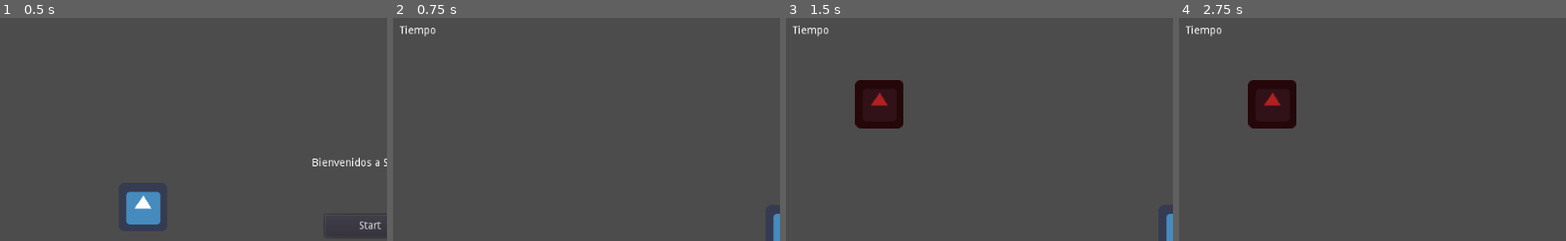
Above: before the commit, frames 1-4 (left to right).
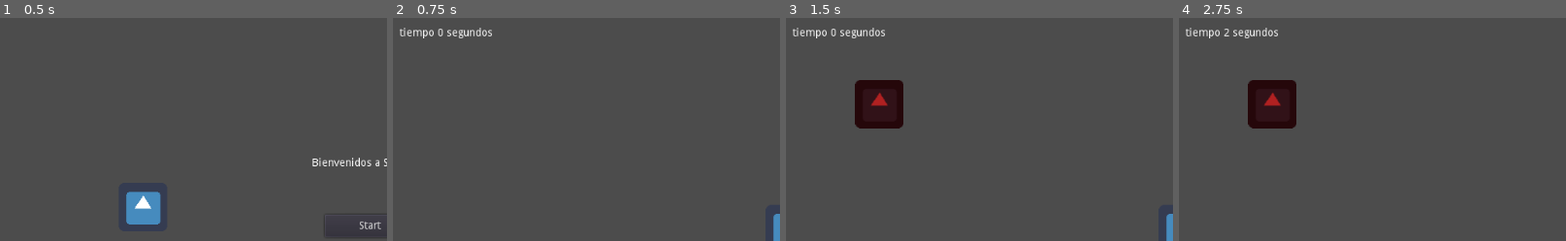
Above: after the commit, the same moments.

Repository: OssFate/CokeCatGames
Game: Godot game, scene res://menu.tscn
Same seed, same stepped clock (60 frames per second), same inputs: the game is played once before the commit and once after it. The engine's default icon, where the game draws it, is replaced by a stand-in: a white triangle on a blue panel in a dark square.
Inputs:
- Up to frame 1 (0.5 s): no input
- Up to frame 2 (0.75 s): click "Start" at 0.5 s
- Up to frame 3 (1.5 s): click "Spawn" at 1.25 s
- Up to frame 4 (2.75 s): tap Enter at 2 s; hold Right (ui_right) from 2.03 s (still down)
The pictures show only the part of the screen within x 0-50%, y 0-50%; the shares and areas given below are measured in that part.

Frame 1 is identical in both runs. In frame 2, 0.6% of the frame differs, in the area x 1-26%, y 3-10%; in frame 3, 0.6%; in frame 4, 0.6%.

Commit message:
Implementado cuenta segundos

Diff:
--- a/Gusanito/Game.gd
+++ b/Gusanito/Game.gd
@@ -2,6 +2,8 @@
 
 var snake = load("res://snake.tscn")
 var fruit = load("res://Fruit.tscn")
+var seconds = 0;
+onready var timer = get_node("Label")
 
 var tail = []
 
@@ -25,3 +27,8 @@
 func _on_Spawn_button_up():
 	spawn_fruits()
 	pass # replace with function body
+
+func _process(delta):
+	seconds += delta;
+	timer.set_text("tiempo %d segundos" % seconds)
+	pass
--- a/Gusanito/Game.tscn
+++ b/Gusanito/Game.tscn
@@ -14,7 +14,7 @@
 anchor_bottom = 0.0
 margin_left = 10.0
 margin_top = 10.0
-margin_right = 80.0
+margin_right = 159.0
 margin_bottom = 30.0
 rect_pivot_offset = Vector2( 0, 0 )
 rect_clip_content = false
@@ -23,6 +23,7 @@
 size_flags_horizontal = 1
 size_flags_vertical = 4
 text = "Tiempo"
+valign = 1
 percent_visible = 1.0
 lines_skipped = 0
 max_lines_visible = -1
